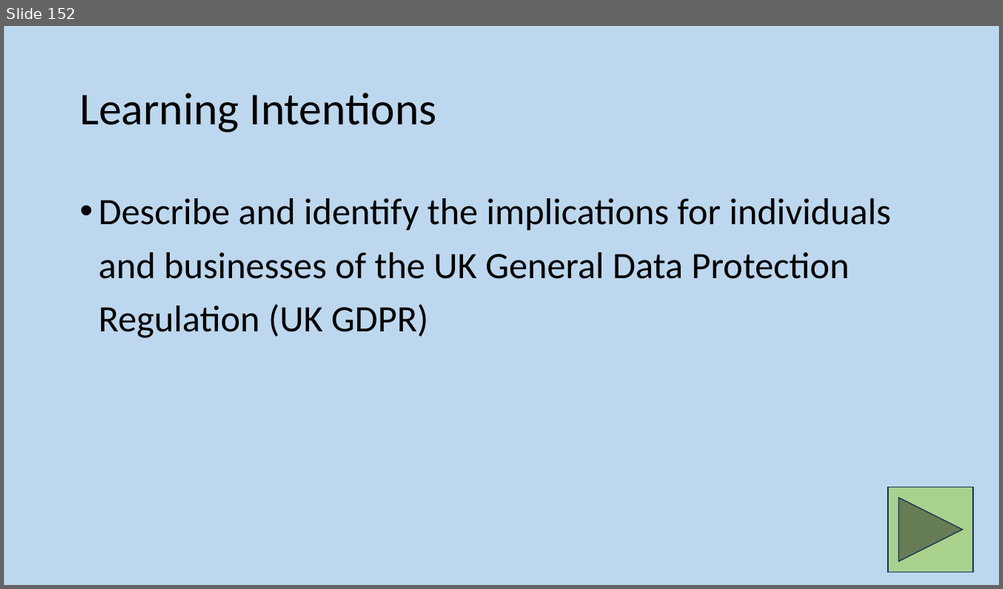
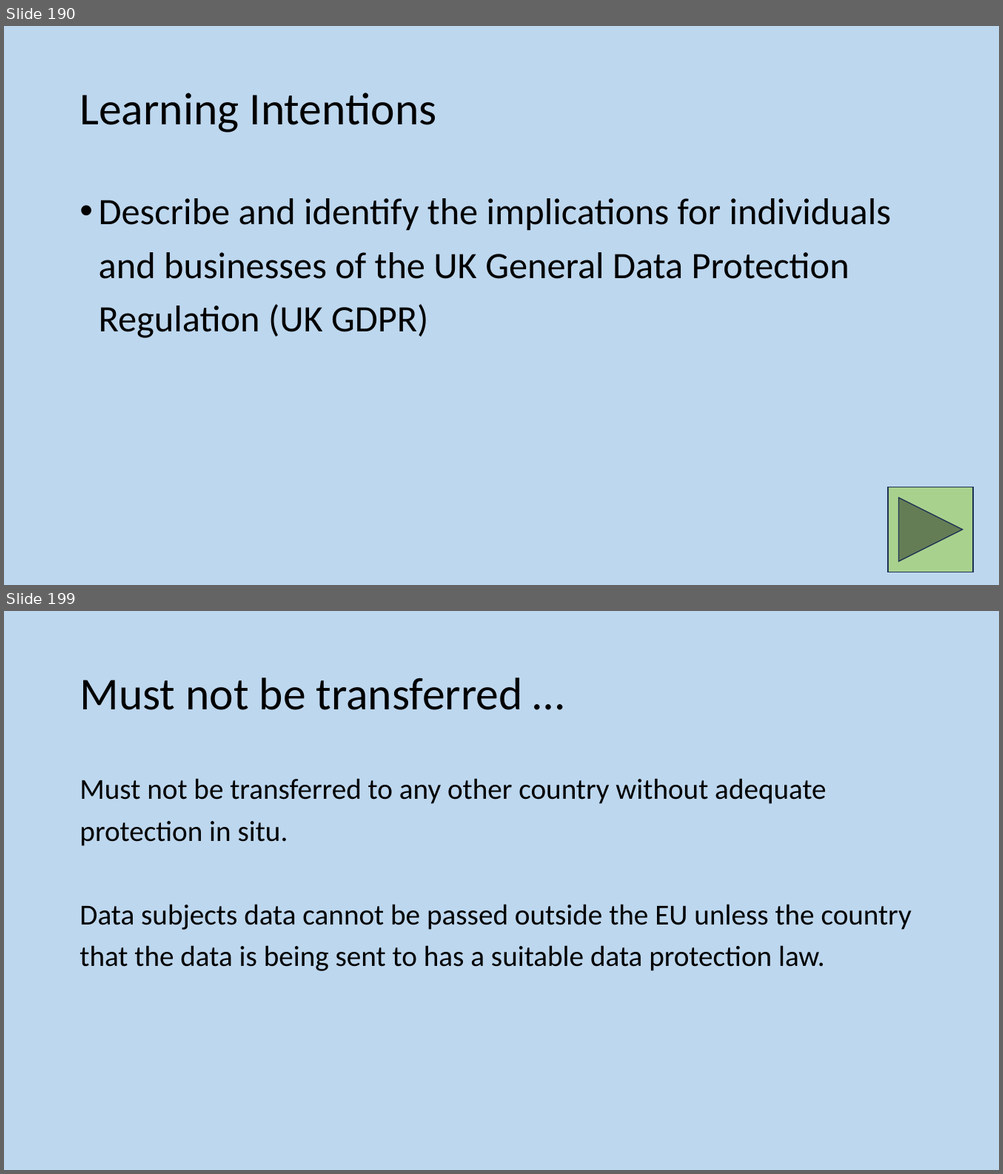
Before and after one commit to MrFriendCS/MrFriendCS.github.io, a slide deck: n5/ddd/N5 CS DDD Slides.pptx. Shown one above the other, each under a label of ours: slide 152 before the commit, slides 190 and 199 after it; the slides between them are not shown. The pictures are 1003x589 and 1003x1174 pixels, drawn with LibreOffice and Linux fonts; fonts in the diff are those of the drawing. Boxes give left, top, right and bottom in pixels: in the first picture for what was removed or moved away, otherwise in the second. Text is boxed around its words. In the diff, an @@ line names an element or a change of style, - is before the commit and + after.

```diff
--- a/n5/ddd/N5 CS DDD Slides.pptx
+++ b/n5/ddd/N5 CS DDD Slides.pptx
@@ slide 199 added at (4, 611, 999, 1170), background #BDD7EE @@
@@ title added at (79, 678, 523, 710), 44 pt, text #000000 @@
+Must not be transferred …
@@ text added at (79, 778, 911, 971), 28 pt, text #000000 @@
+Must not be transferred to any other country without adequate protection in situ.
+Data subjects data cannot be passed outside the EU unless the country that the data is being sent to has a suitable data protection law.
@@ what was slide 152 is now slide 190 @@
```
Also in this commit, not shown: 7 slides changed, 7 other slides added, 3 other files.
